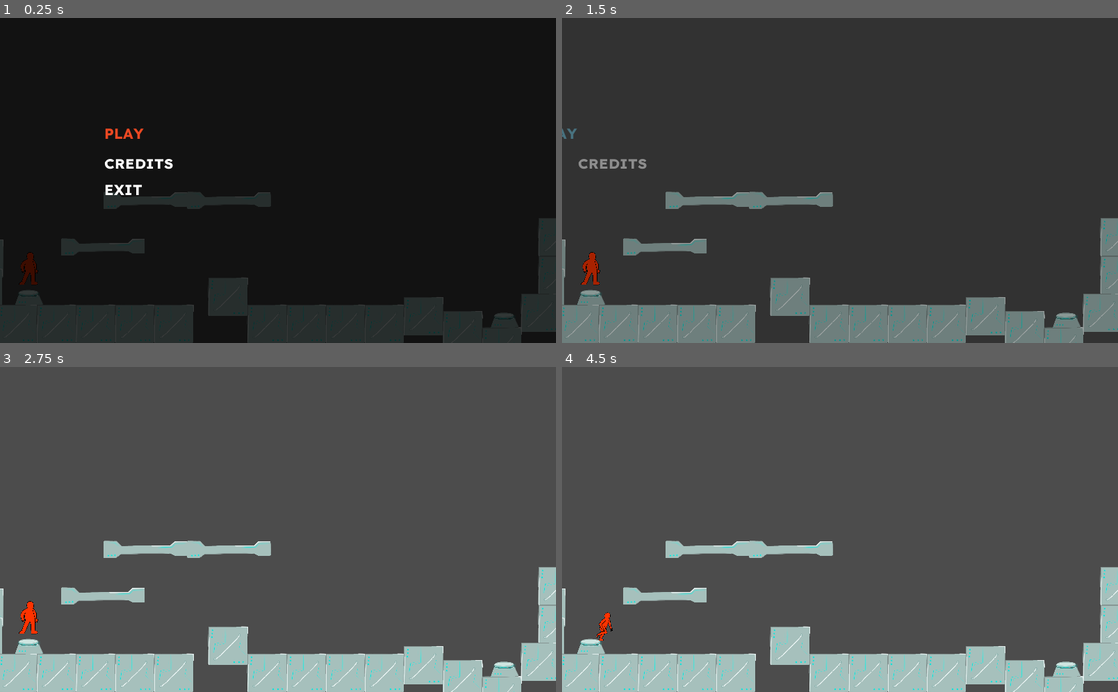
Above: before the commit, frames 1-4 (two rows, left to right).
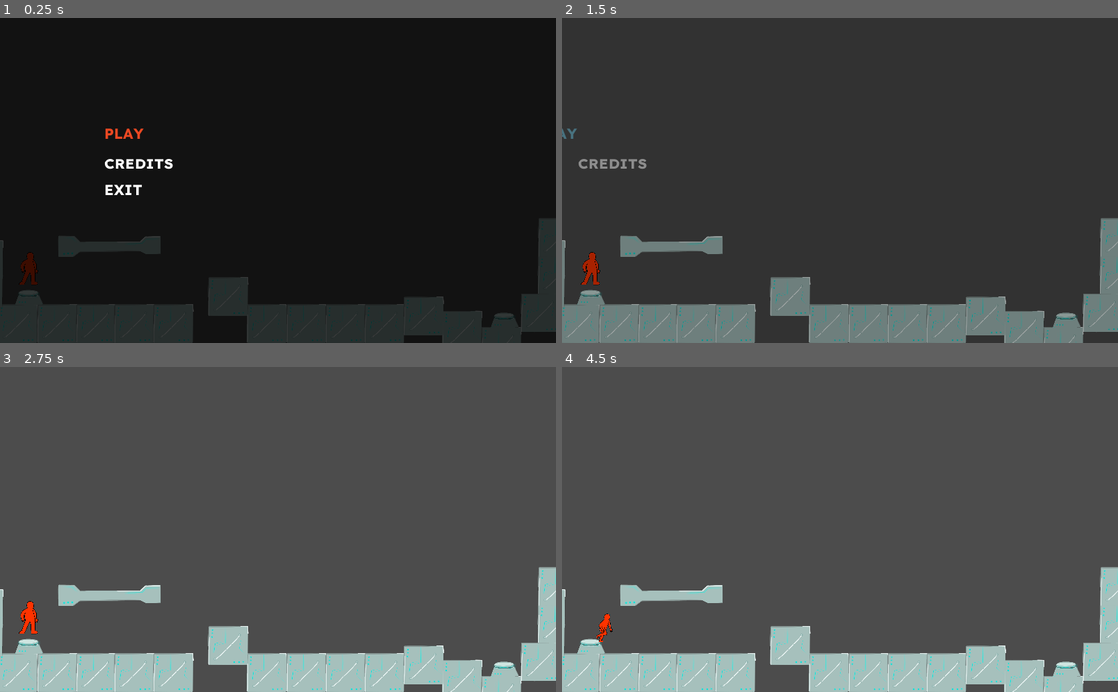
Above: after the commit, the same moments.

Repository: gobggj2022/GGJ-
Game: Godot game, scene res://src/Main/Game.tscn
Same seed, same stepped clock (60 frames per second), same inputs: the game is played once before the commit and once after it.
Inputs:
- Up to frame 1 (0.25 s): no input
- Up to frame 2 (1.5 s): click "PLAY" at 0.5 s; click "PLAY" at 1.25 s
- Up to frame 3 (2.75 s): hold Right (ui_right) from 2.03 s (still down); tap Space (ui_select) at 2.27 s
- Up to frame 4 (4.5 s): tap Enter at 2.75 s; tap Space (ui_select) at 3.02 s; release Right (ui_right) at 3.53 s; hold Left (ui_left) 3.53-4.28 s; hold Right (ui_right) from 4.28 s (still down)

The runs differ from the first frame. In frame 1, 1.4% of the frame differs, in the area x 0-100%, y 53-100%; in frame 2, 2.2%; in frame 3, 2.4%; in frame 4, 2.4%.

Commit message:
Basic  2 colors

Diff:
--- a/project.godot
+++ b/project.godot
@@ -13,9 +13,27 @@
 "class": "GameCamera",
 "language": "GDScript",
 "path": "res://src/GameCamera.gd"
+}, {
+"base": "StaticBody2D",
+"class": "Platform",
+"language": "GDScript",
+"path": "res://src/Platform/Platform.gd"
+}, {
+"base": "KinematicBody2D",
+"class": "Player",
+"language": "GDScript",
+"path": "res://src/Player/Player.gd"
+}, {
+"base": "Platform",
+"class": "Socle",
+"language": "GDScript",
+"path": "res://src/Level/Socle.gd"
 } ]
 _global_script_class_icons={
-"GameCamera": ""
+"GameCamera": "",
+"Platform": "",
+"Player": "",
+"Socle": ""
 }
 
 [application]
@@ -23,6 +41,10 @@
 config/name="GGJ2022"
 run/main_scene="res://src/Main/Game.tscn"
 config/icon="res://icon.png"
+
+[autoload]
+
+SideManager="*res://src/Main/SideManager.gd"
 
 [display]
 
--- /dev/null
+++ b/src/Level/Level.gd
@@ -0,0 +1,10 @@
+extends Node2D
+
+
+# Declare member variables here. Examples:
+# var a = 2
+# var b = "text"
+
+
+func _on_ArriveeBlanc_player_enter():
+	get_node('/root/SideManager').turnDark()
--- a/src/Level/Level.tscn
+++ b/src/Level/Level.tscn
@@ -1,18 +1,74 @@
-[gd_scene load_steps=4 format=2]
+[gd_scene load_steps=7 format=2]
 
-[ext_resource path="res://assets/level_tileset.tres" type="TileSet" id=1]
+[ext_resource path="res://src/Level/Level.gd" type="Script" id=1]
 [ext_resource path="res://src/Player/Player.tscn" type="PackedScene" id=2]
 [ext_resource path="res://src/Level/SocleDepart.tscn" type="PackedScene" id=3]
+[ext_resource path="res://src/Platform/CubeSol.tscn" type="PackedScene" id=4]
+[ext_resource path="res://src/Platform/LongPlatform.tscn" type="PackedScene" id=5]
+[ext_resource path="res://src/Level/Socle.gd" type="Script" id=6]
 
 [node name="Level" type="Node2D"]
+script = ExtResource( 1 )
 
-[node name="TileMap" type="TileMap" parent="."]
-position = Vector2( -3, 32 )
-scale = Vector2( 0.2, 0.2 )
-tile_set = ExtResource( 1 )
-cell_size = Vector2( 10, 10 )
-format = 1
-tile_data = PoolIntArray( 9437280, 536870913, 0, 9437357, 536870913, 0, 10223580, 536870916, 0, 11010545, 536870916, 0, 12255289, 536870913, 0, 12386272, 536870916, 0, 13304305, 536870916, 0, 14155743, 536870916, 0, 14614721, 536870916, 0, 15598049, 536870916, 0, 15794549, 536870916, 0, 16318463, 536870916, 0, 16252963, 536870916, 0, 16252999, 536870916, 0, 16253035, 536870916, 0, 16253071, 536870916, 0, 16253157, 536870916, 0, 16253193, 536870916, 0, 16253229, 536870916, 0, 16253265, 536870916, 0, 16646553, 536870916, 0, 17629629, 536870916, 0 )
+[node name="CubeSole" parent="." instance=ExtResource( 4 )]
+position = Vector2( 31, 564 )
+
+[node name="CubeSole17" parent="." instance=ExtResource( 4 )]
+position = Vector2( -33, 499 )
+
+[node name="CubeSole18" parent="." instance=ExtResource( 4 )]
+position = Vector2( -32, 446 )
+
+[node name="CubeSole19" parent="." instance=ExtResource( 4 )]
+position = Vector2( -39, 379 )
+
+[node name="CubeSole2" parent="." instance=ExtResource( 4 )]
+position = Vector2( 104, 564 )
+
+[node name="CubeSole3" parent="." instance=ExtResource( 4 )]
+position = Vector2( 176, 564 )
+
+[node name="CubeSole4" parent="." instance=ExtResource( 4 )]
+position = Vector2( 246, 564 )
+
+[node name="CubeSole5" parent="." instance=ExtResource( 4 )]
+position = Vector2( 318, 564 )
+
+[node name="CubeSole7" parent="." instance=ExtResource( 4 )]
+position = Vector2( 490, 564 )
+
+[node name="CubeSole8" parent="." instance=ExtResource( 4 )]
+position = Vector2( 563, 564 )
+
+[node name="CubeSole9" parent="." instance=ExtResource( 4 )]
+position = Vector2( 635, 564 )
+
+[node name="CubeSole10" parent="." instance=ExtResource( 4 )]
+position = Vector2( 707, 564 )
+
+[node name="CubeSole12" parent="." instance=ExtResource( 4 )]
+position = Vector2( 850, 576 )
+
+[node name="CubeSole13" parent="." instance=ExtResource( 4 )]
+position = Vector2( 922, 606 )
+
+[node name="CubeSole14" parent="." instance=ExtResource( 4 )]
+position = Vector2( 995, 544 )
+
+[node name="CubeSole15" parent="." instance=ExtResource( 4 )]
+position = Vector2( 1026, 474 )
+
+[node name="CubeSole16" parent="." instance=ExtResource( 4 )]
+position = Vector2( 1027, 405 )
+
+[node name="CubeSole11" parent="." instance=ExtResource( 4 )]
+position = Vector2( 779, 550 )
+
+[node name="CubeSole6" parent="." instance=ExtResource( 4 )]
+position = Vector2( 419, 514 )
+
+[node name="CubeSol" parent="." instance=ExtResource( 5 )]
+position = Vector2( 197, 419 )
 
 [node name="DepartBlanc" parent="." instance=ExtResource( 3 )]
 position = Vector2( 58, 516 )
@@ -21,9 +77,12 @@
 [node name="ArriveeBlanc" parent="." instance=ExtResource( 3 )]
 position = Vector2( 934, 558 )
 scale = Vector2( 0.184406, 0.184406 )
+script = ExtResource( 6 )
 
 [node name="Player" parent="." instance=ExtResource( 2 )]
 pause_mode = 1
 position = Vector2( 51, 463 )
 scale = Vector2( 0.05, 0.05 )
 motion/sync_to_physics = false
+
+[connection signal="player_enter" from="ArriveeBlanc" to="." method="_on_ArriveeBlanc_player_enter"]
--- /dev/null
+++ b/src/Level/Socle.gd
@@ -0,0 +1,13 @@
+class_name Socle
+extends Platform
+
+signal player_enter()
+signal player_leave()
+
+func _on_StepCollision_body_exited(body:Node):
+	if body is Player:
+		emit_signal('player_leave')
+
+func _on_StepCollision_body_entered(body:Node):
+	if body is Player:
+		emit_signal('player_enter')
--- a/src/Level/SocleDepart.tscn
+++ b/src/Level/SocleDepart.tscn
@@ -1,15 +1,32 @@
-[gd_scene load_steps=2 format=2]
+[gd_scene load_steps=4 format=2]
 
 [ext_resource path="res://assets/plaforms/depart blanc.png" type="Texture" id=1]
+[ext_resource path="res://src/Level/Socle.gd" type="Script" id=2]
+[ext_resource path="res://assets/plaforms/depart dark .png" type="Texture" id=3]
 
 [node name="DepartBlanc" type="StaticBody2D"]
 position = Vector2( 26, 519 )
 scale = Vector2( 0.131189, 0.131189 )
+script = ExtResource( 2 )
 
-[node name="DepartBlanc" type="Sprite" parent="."]
+[node name="ClearSprite" type="Sprite" parent="."]
 position = Vector2( -7.62256, 7.62256 )
 texture = ExtResource( 1 )
 
-[node name="CollisionPolygon2D" type="CollisionPolygon2D" parent="."]
+[node name="DarkSprite" type="Sprite" parent="."]
+position = Vector2( -30.4904, -7.62256 )
+texture = ExtResource( 3 )
+
+[node name="CollisionShape" type="CollisionPolygon2D" parent="."]
 position = Vector2( -7.62259, 7.62256 )
-polygon = PoolVector2Array( -152.452, 68.6033, 121.961, 68.6033, 68.6033, -68.6033, -30.4904, -83.8486, -114.339, -60.9807 )
+polygon = PoolVector2Array( -152.452, 68.6033, 121.961, 68.6033, 68.6033, -60.9807, -22.8678, -45.7356, -114.339, -60.9807 )
+
+[node name="StepCollision" type="Area2D" parent="."]
+
+[node name="CollisionPolygon2D" type="CollisionPolygon2D" parent="StepCollision"]
+polygon = PoolVector2Array( -30.4904, -38.113, 60.9807, -53.3582, -22.8678, -68.6033, -121.961, -53.3582 )
+
+[node name="Tween" type="Tween" parent="."]
+
+[connection signal="body_entered" from="StepCollision" to="." method="_on_StepCollision_body_entered"]
+[connection signal="body_exited" from="StepCollision" to="." method="_on_StepCollision_body_exited"]
--- /dev/null
+++ b/src/Main/SideManager.gd
@@ -0,0 +1,15 @@
+extends Node
+
+var isDark = false
+
+signal side_switch(isDark)
+
+func _ready():
+	print("hey")
+
+func turnDark():
+	isDark = true
+	_updateStatus()
+
+func _updateStatus():
+	emit_signal('side_switch', isDark)
--- /dev/null
+++ b/src/Platform/CubeSol.tscn
@@ -0,0 +1,27 @@
+[gd_scene load_steps=5 format=2]
+
+[ext_resource path="res://assets/plaforms/cube sol blanc.png" type="Texture" id=1]
+[ext_resource path="res://src/Platform/Platform.gd" type="Script" id=2]
+[ext_resource path="res://assets/plaforms/cube sol dark.png" type="Texture" id=3]
+
+[sub_resource type="RectangleShape2D" id=1]
+extents = Vector2( 36, 35.5 )
+
+[node name="CubeSol" type="StaticBody2D"]
+script = ExtResource( 2 )
+
+[node name="ClearSprite" type="Sprite" parent="."]
+rotation = -3.14159
+scale = Vector2( 0.201, -0.201 )
+texture = ExtResource( 1 )
+
+[node name="DarkSprite" type="Sprite" parent="."]
+rotation = -3.14159
+scale = Vector2( 0.201, -0.201 )
+texture = ExtResource( 3 )
+
+[node name="CollisionShape" type="CollisionShape2D" parent="."]
+position = Vector2( 1, 0.5 )
+shape = SubResource( 1 )
+
+[node name="Tween" type="Tween" parent="."]
--- /dev/null
+++ b/src/Platform/LongPlatform.tscn
@@ -0,0 +1,26 @@
+[gd_scene load_steps=4 format=2]
+
+[ext_resource path="res://assets/plaforms/plateform blanc.png" type="Texture" id=1]
+[ext_resource path="res://assets/plaforms/plateform dark.png" type="Texture" id=2]
+[ext_resource path="res://src/Platform/Platform.gd" type="Script" id=3]
+
+[node name="LongPlatform" type="StaticBody2D"]
+script = ExtResource( 3 )
+
+[node name="ClearSprite" type="Sprite" parent="."]
+rotation = -3.14159
+scale = Vector2( 0.245296, -0.245295 )
+texture = ExtResource( 1 )
+
+[node name="DarkSprite" type="Sprite" parent="."]
+position = Vector2( 4, 3 )
+rotation = -3.14159
+scale = Vector2( 0.245296, -0.245295 )
+texture = ExtResource( 2 )
+
+[node name="CollisionShape" type="CollisionPolygon2D" parent="."]
+position = Vector2( 0.401443, 0.13702 )
+scale = Vector2( 0.745192, 0.745192 )
+polygon = PoolVector2Array( -68, 18.5, 81, 14.5, 95, 22.5, 132, 21.5, 131, -22.5, 93, -21.5, 80, -8.5, 28, -9.5, -66, -7.5, -81, -22.5, -120, -23.5, -121, -21.5, -121, 26.5, -119, 28.5, -85, 28.5, -81, 27.5 )
+
+[node name="Tween" type="Tween" parent="."]
--- /dev/null
+++ b/src/Platform/Platform.gd
@@ -0,0 +1,30 @@
+class_name Platform
+extends StaticBody2D
+
+onready var clearSprite = $ClearSprite
+onready var darkSprite = $DarkSprite
+onready var tween = $Tween
+
+onready var sideManager = get_node("/root/SideManager")
+
+const transitionDuration = 0.2
+
+func _ready():
+	darkSprite.modulate.a = 0
+	sideManager.connect('side_switch', self, '_on_side_update')
+
+
+func _on_side_update(isDark):
+	var enteringSprite = darkSprite if isDark else clearSprite
+	var leavingSprite = clearSprite if isDark else darkSprite
+
+	tween.interpolate_property(enteringSprite, "modulate:a", 0.0, 1.0,
+			transitionDuration, Tween.TRANS_QUAD, Tween.EASE_IN_OUT)
+	tween.interpolate_property(leavingSprite, "modulate:a", 1.0, 0.0,
+			transitionDuration, Tween.TRANS_QUAD, Tween.EASE_IN_OUT)
+
+	tween.start()
+
+# Called every frame. 'delta' is the elapsed time since the previous frame.
+#func _process(delta):
+#	pass
--- a/src/Player/Player.gd
+++ b/src/Player/Player.gd
@@ -1,3 +1,4 @@
+class_name Player
 extends KinematicBody2D
 
 export (int) var run_speed = 100
